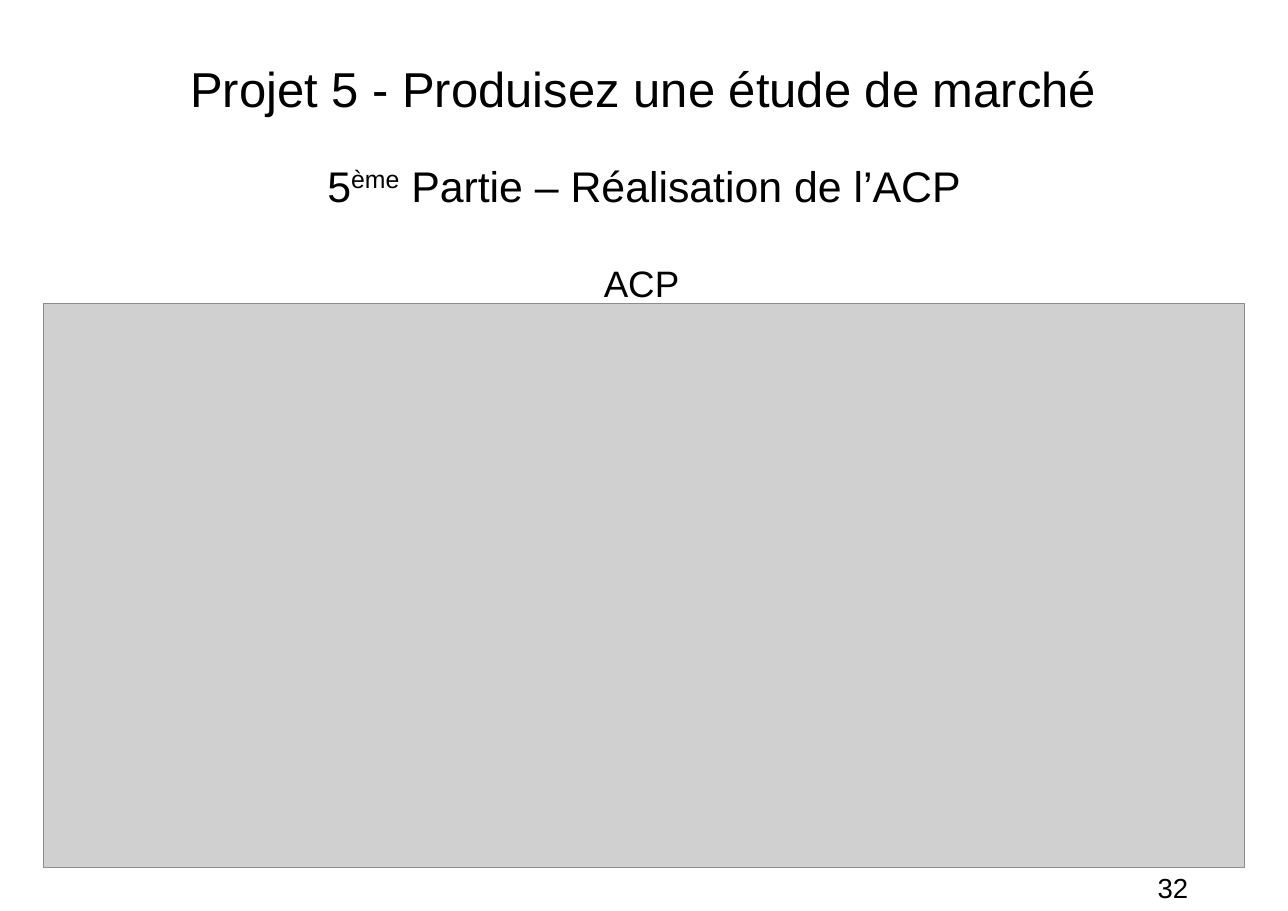
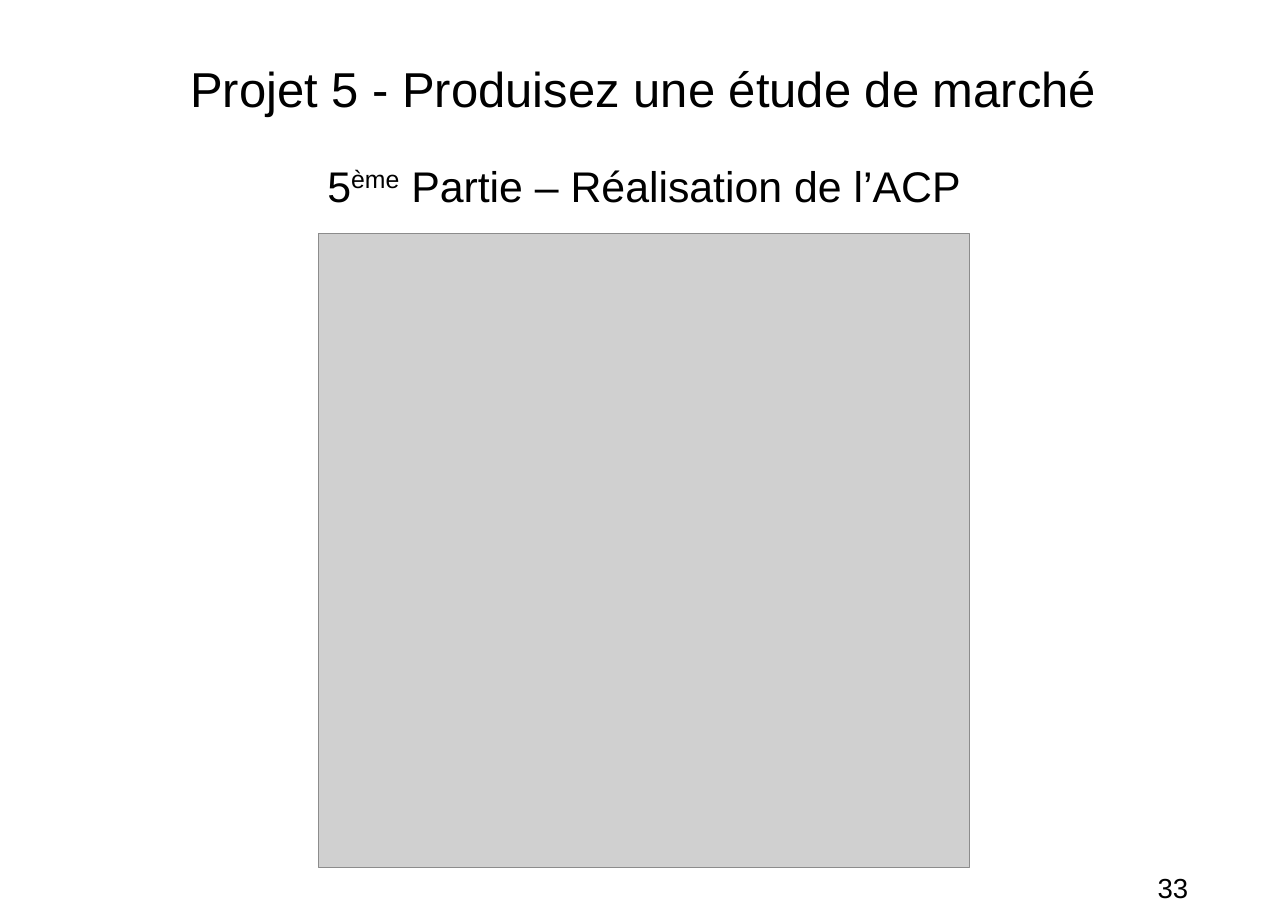
Before and after one commit to FranckDELRUE/FranckDELRUE-OCR-Project-5-DAn-Python, a slide deck: slide 33 of P5_04_Presentation.odp (slide 32 before the commit). Drawn at 1288x911 pixels with LibreOffice and Linux fonts; fonts in the diff are those of the drawing; grey boxes stand for pictures. Boxes give left, top, right and bottom in pixels: in the first picture for what was removed or moved away, otherwise in the second. Text is boxed around its words. In the diff, an @@ line names an element or a change of style, - is before the commit and + after.

```diff
--- a/P5_04_Presentation.odp
+++ b/P5_04_Presentation.odp
@@ picture resized from (x1=43, y1=304, x2=1245, y2=868) to (x1=318, y1=234, x2=970, y2=868) @@
@@ text removed at (x1=604, y1=271, x2=679, y2=304) @@
-ACP
@@ page number at (x1=1158, y1=878, x2=1189, y2=899): text changed @@
-32
+33
```
Also in this commit, not shown: 2 other slides changed, 2 slides added, 16 other files.
